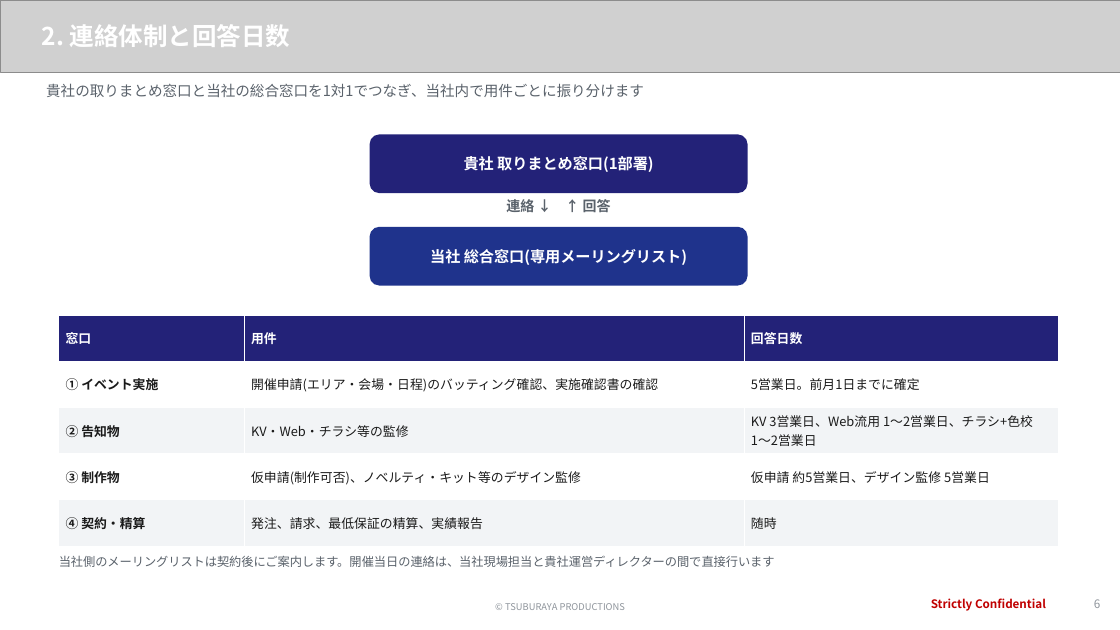
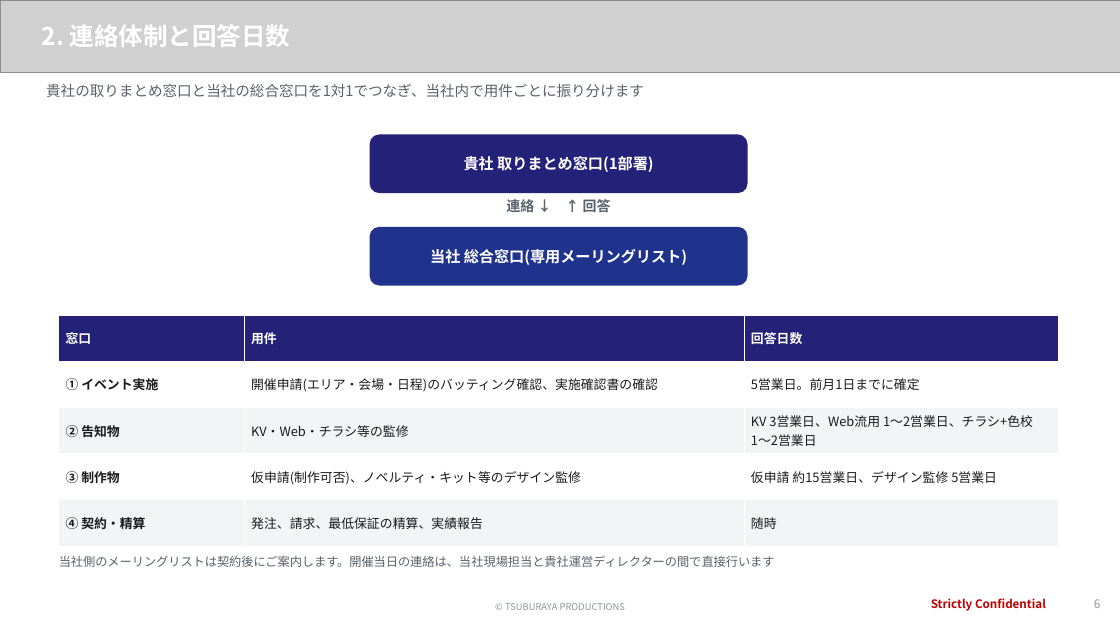
Before and after one commit to hayatoshintani-spe/kessho-lens, a slide deck: slide 6 of docs/proposals/softbank-ultraman-caravan/SB様提示用_1022ミーティング資料.pptx. Drawn at 1120x630 pixels with LibreOffice and Linux fonts; fonts in the diff are those of the drawing; grey boxes stand for pictures. Boxes give left, top, right and bottom in pixels: in the first picture for what was removed or moved away, otherwise in the second. Text is boxed around its words. In the diff, an @@ line names an element or a change of style, - is before the commit and + after.

```diff
--- a/docs/proposals/softbank-ultraman-caravan/SB様提示用_1022ミーティング資料.pptx
+++ b/docs/proposals/softbank-ultraman-caravan/SB様提示用_1022ミーティング資料.pptx
@@ table at (59, 315, 1059, 546) @@
-row 4, column 3: 仮申請 約5営業日、デザイン監修 5営業日
+row 4, column 3: 仮申請 約15営業日、デザイン監修 5営業日
```
Also in this commit, not shown: 3 other slides changed, 8 other files.
